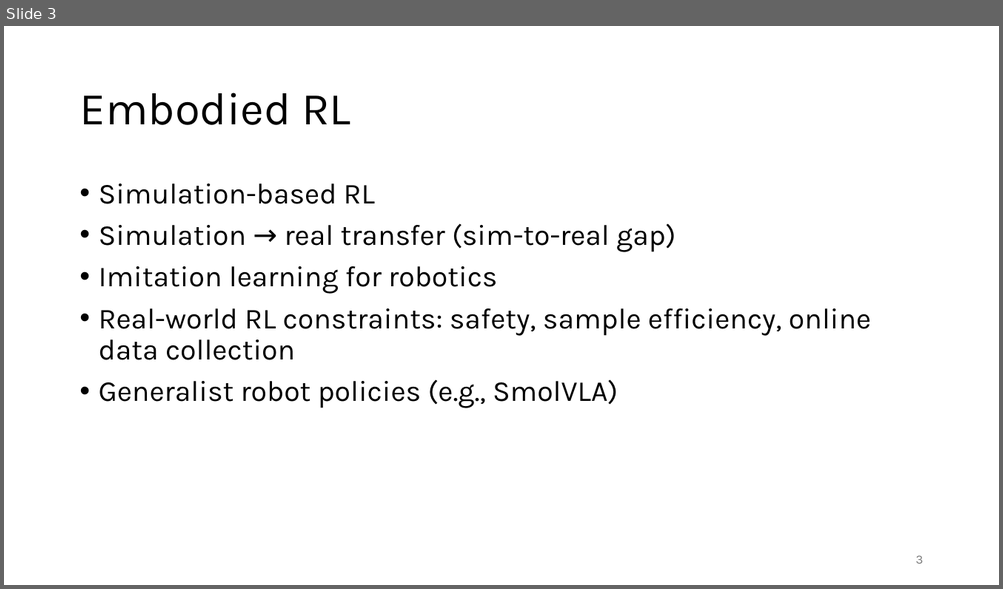
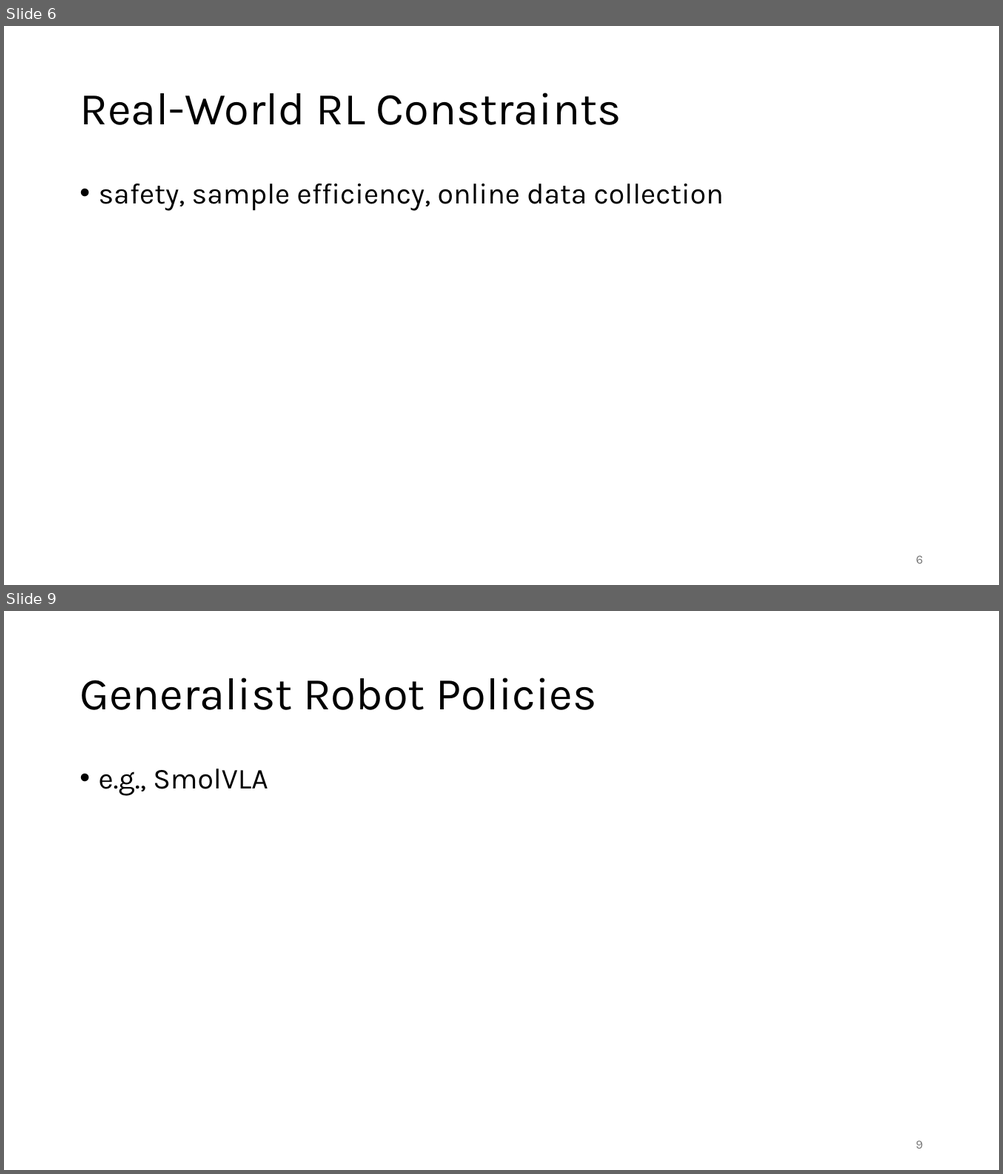
Before and after one commit to FelixWick/reinforcement_learning, a slide deck: slides/4_applications.pptx. Shown one above the other, each under a label of ours: slide 3 before the commit, slides 6 and 9 after it; the slides between them are not shown. The pictures are 1003x589 and 1003x1174 pixels, drawn with LibreOffice and Linux fonts; fonts in the diff are those of the drawing. Boxes give left, top, right and bottom in pixels: in the first picture for what was removed or moved away, otherwise in the second. Text is boxed around its words. In the diff, an @@ line names an element or a change of style, - is before the commit and + after.

```diff
--- a/slides/4_applications.pptx
+++ b/slides/4_applications.pptx
@@ slide 9 added at (4, 611, 999, 1170), background #FFFFFF @@
@@ title added at (79, 678, 596, 710), 44 pt, text #000000 @@
+Generalist Robot Policies
@@ text added at (99, 769, 267, 796), 28 pt, text #000000 @@
+• e.g., SmolVLA
@@ page number added at (916, 1141, 923, 1149), 12 pt, text #797979 @@
+9
@@ what was slide 3 is now slide 6 @@
@@ slide 6 changed as well @@
@@ title at (79, 93, 621, 125): text changed @@
-Embodied RL
+Real-World RL Constraints
@@ text at (99, 184, 723, 211): text changed @@
-• Simulation-based RL
-• Simulation → real transfer (sim-to-real gap)
-• Imitation learning for robotics
-• Real-world RL constraints: safety, sample efficiency, online data collection
-• Generalist robot policies (e.g., SmolVLA)
+• safety, sample efficiency, online data collection
@@ page number at (916, 556, 923, 564): text changed @@
-3
+6
```
Also in this commit, not shown: 1 other slide changed, 6 other slides added, 1 slide removed, 1 other file.
